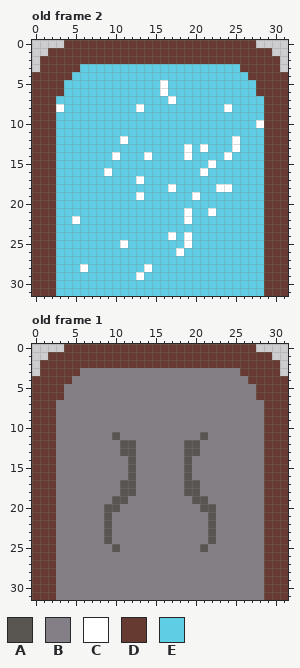
Pixel-art file -- Raw/portal.ase. The first picture shows the starting point.
32x32 pixels, 3 frames. Shown: old frame 2, old frame 1. The commit also changed other frames, which this record leaves out.
Palette (. is transparent): A #595652  B #847e87  C #ffffff  D #663931  E #5fcde4
The result:
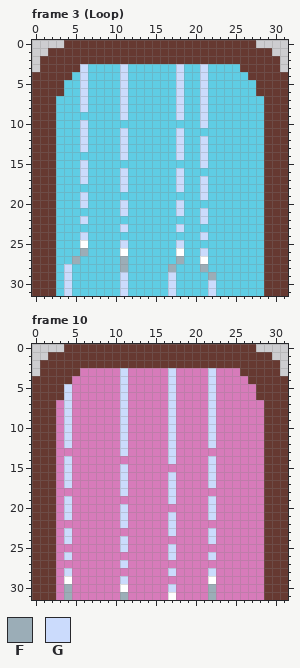
Colours new in this view: F #9badb7  G #cbdbfc
A new or re-ordered frame is compared with the old frame closest to it.
From the commit log: New orb image. Art for new portal anim.
From old to new:
frames 3 -> 17
layer "FX" added
frames re-ordered
@@ palette @@
-B #847e87
+B #d77bba
--- frame 3 (Loop) against old frame 2, layers "FX", "Field"
@@ x 0..31 @@
  2 .DDDDDDDDDDDDDDDDDDDDDDDDDDDDDD.
- 3 .DDDDDEEEEEEEEEEEEEEEEEEEEDDDDD.
- 4 DDDDDEEEEEEEEEEEEEEEEEEEEEEDDDDD
- 5 DDDDEEEEEEEEEEEECEEEEEEEEEEEDDDD
- 6 DDDDEEEEEEEEEEEECEEEEEEEEEEEDDDD
- 7 DDDEEEEEEEEEEEEEECEEEEEEEEEEEDDD
- 8 DDDCEEEEEEEEECEEEEEEEEEECEEEEDDD
- 9 DDDEEEEEEEEEEEEEEEEEEEEEEEEEEDDD
-10 DDDEEEEEEEEEEEEEEEEEEEEEEEEECDDD
-11 DDDEEEEEEEEEEEEEEEEEEEEEEEEEEDDD
-12 DDDEEEEEEEECEEEEEEEEEEEEECEEEDDD
-13 DDDEEEEEEEEEEEEEEEECECEEECEEEDDD
-14 DDDEEEEEEECEEECEEEECEEEECEEEEDDD
-15 DDDEEEEEEEEEEEEEEEEEEECEEEEEEDDD
-16 DDDEEEEEECEEEEEEEEEEECEEEEEEEDDD
-17 DDDEEEEEEEEEECEEEEEEEEEEEEEEEDDD
-18 DDDEEEEEEEEEEEEEECEEEEECCEEEEDDD
-19 DDDEEEEEEEEEECEEEEEECEEEEEEEEDDD
-20 DDDEEEEEEEEEEEEEEEEEEEEEEEEEEDDD
-21 DDDEEEEEEEEEEEEEEEECEECEEEEEEDDD
-22 DDDEECEEEEEEEEEEEEECEEEEEEEEEDDD
-23 DDDEEEEEEEEEEEEEEEEEEEEEEEEEEDDD
-24 DDDEEEEEEEEEEEEEECECEEEEEEEEEDDD
-25 DDDEEEEEEEECEEEEEEECEEEEEEEEEDDD
-26 DDDEEEEEEEEEEEEEEECEEEEEEEEEEDDD
-27 DDDEEEEEEEEEEEEEEEEEEEEEEEEEEDDD
-28 DDDEEECEEEEEEECEEEEEEEEEEEEEEDDD
-29 DDDEEEEEEEEEECEEEEEEEEEEEEEEEDDD
-30 DDDEEEEEEEEEEEEEEEEEEEEEEEEEEDDD
-31 DDDEEEEEEEEEEEEEEEEEEEEEEEEEEDDD
+ 3 .DDDDDGEEEEGEEEEEEGEEGEEEEDDDDD.
+ 4 DDDDDEGEEEEGEEEEEEGEEGEEEEEDDDDD
+ 5 DDDDEEGEEEEGEEEEEEGEEGEEEEEEDDDD
+ 6 DDDDEEGEEEEGEEEEEEGEEGEEEEEEDDDD
+ 7 DDDEEEGEEEEGEEEEEEGEEGEEEEEEEDDD
+ 8 DDDEEEGEEEEGEEEEEEGEEGEEEEEEEDDD
+ 9 DDDEEEEEEEEGEEEEEEGEEGEEEEEEEDDD
+10 DDDEEEGEEEEEEEEEEEEEEGEEEEEEEDDD
+11 DDDEEEGEEEEGEEEEEEGEEEEEEEEEEDDD
+12 DDDEEEGEEEEGEEEEEEGEEGEEEEEEEDDD
+13 DDDEEEGEEEEGEEEEEEGEEGEEEEEEEDDD
+14 DDDEEEEEEEEGEEEEEEGEEGEEEEEEEDDD
+15 DDDEEEGEEEEEEEEEEEEEEGEEEEEEEDDD
+16 DDDEEEGEEEEGEEEEEEGEEEEEEEEEEDDD
+17 DDDEEEGEEEEGEEEEEEGEEGEEEEEEEDDD
+18 DDDEEEEEEEEGEEEEEEGEEGEEEEEEEDDD
+19 DDDEEEGEEEEEEEEEEEEEEGEEEEEEEDDD
+20 DDDEEEGEEEEGEEEEEEGEEEEEEEEEEDDD
+21 DDDEEEEEEEEGEEEEEEGEEGEEEEEEEDDD
+22 DDDEEEGEEEEEEEEEEEEEEGEEEEEEEDDD
+23 DDDEEEEEEEEGEEEEEEGEEEEEEEEEEDDD
+24 DDDEEEGEEEEEEEEEEEEEEGEEEEEEEDDD
+25 DDDEEECEEEEGEEEEEEGEEEEEEEEEEDDD
+26 DDDEEEFEEEECEEEEEECEEGEEEEEEEDDD
+27 DDDEEFEEEEEFEEEEEEFEECEEEEEEEDDD
+28 DDDEGEEEEEEFEEEEEFEEEFEEEEEEEDDD
+29 DDDEGEEEEEEGEEEEEGEEEEFEEEEEEDDD
+30 DDDEGEEEEEEGEEEEEGEEEEGEEEEEEDDD
+31 DDDEGEEEEEEGEEEEEGEEEEGEEEEEEDDD
--- frame 10 is new; against old frame 1, layers "FX", "Field"
@@ x 0..31 @@
  2 .DDDDDDDDDDDDDDDDDDDDDDDDDDDDDD.
- 3 .DDDDDBBBBBBBBBBBBBBBBBBBBDDDDD.
- 4 DDDDDBBBBBBBBBBBBBBBBBBBBBBDDDDD
- 5 DDDDBBBBBBBBBBBBBBBBBBBBBBBBDDDD
- 6 DDDDBBBBBBBBBBBBBBBBBBBBBBBBDDDD
- 7 DDDBBBBBBBBBBBBBBBBBBBBBBBBBBDDD
- 8 DDDBBBBBBBBBBBBBBBBBBBBBBBBBBDDD
- 9 DDDBBBBBBBBBBBBBBBBBBBBBBBBBBDDD
-10 DDDBBBBBBBBBBBBBBBBBBBBBBBBBBDDD
-11 DDDBBBBBBBABBBBBBBBBBABBBBBBBDDD
-12 DDDBBBBBBBBAABBBBBBAABBBBBBBBDDD
-13 DDDBBBBBBBBAABBBBBBAABBBBBBBBDDD
-14 DDDBBBBBBBBBABBBBBBABBBBBBBBBDDD
-15 DDDBBBBBBBBBABBBBBBABBBBBBBBBDDD
-16 DDDBBBBBBBBBABBBBBBABBBBBBBBBDDD
-17 DDDBBBBBBBBAABBBBBBAABBBBBBBBDDD
-18 DDDBBBBBBBBAABBBBBBAABBBBBBBBDDD
-19 DDDBBBBBBBAABBBBBBBBAABBBBBBBDDD
-20 DDDBBBBBBAABBBBBBBBBBAABBBBBBDDD
-21 DDDBBBBBBABBBBBBBBBBBBABBBBBBDDD
-22 DDDBBBBBBABBBBBBBBBBBBABBBBBBDDD
-23 DDDBBBBBBABBBBBBBBBBBBABBBBBBDDD
-24 DDDBBBBBBABBBBBBBBBBBBABBBBBBDDD
-25 DDDBBBBBBBABBBBBBBBBBABBBBBBBDDD
-26 DDDBBBBBBBBBBBBBBBBBBBBBBBBBBDDD
-27 DDDBBBBBBBBBBBBBBBBBBBBBBBBBBDDD
-28 DDDBBBBBBBBBBBBBBBBBBBBBBBBBBDDD
-29 DDDBBBBBBBBBBBBBBBBBBBBBBBBBBDDD
-30 DDDBBBBBBBBBBBBBBBBBBBBBBBBBBDDD
-31 DDDBBBBBBBBBBBBBBBBBBBBBBBBBBDDD
+ 3 .DDDDDBBBBBGBBBBBGBBBBGBBBDDDDD.
+ 4 DDDDDBBBBBBGBBBBBGBBBBGBBBBDDDDD
+ 5 DDDDGBBBBBBGBBBBBGBBBBGBBBBBDDDD
+ 6 DDDDGBBBBBBGBBBBBGBBBBGBBBBBDDDD
+ 7 DDDBGBBBBBBGBBBBBGBBBBGBBBBBBDDD
+ 8 DDDBGBBBBBBGBBBBBGBBBBGBBBBBBDDD
+ 9 DDDBGBBBBBBGBBBBBGBBBBGBBBBBBDDD
+10 DDDBGBBBBBBGBBBBBGBBBBGBBBBBBDDD
+11 DDDBGBBBBBBGBBBBBGBBBBGBBBBBBDDD
+12 DDDBGBBBBBBGBBBBBGBBBBGBBBBBBDDD
+13 DDDBBBBBBBBGBBBBBGBBBBBBBBBBBDDD
+14 DDDBGBBBBBBBBBBBBGBBBBGBBBBBBDDD
+15 DDDBGBBBBBBGBBBBBBBBBBGBBBBBBDDD
+16 DDDBGBBBBBBGBBBBBGBBBBGBBBBBBDDD
+17 DDDBGBBBBBBGBBBBBGBBBBGBBBBBBDDD
+18 DDDBBBBBBBBGBBBBBGBBBBBBBBBBBDDD
+19 DDDBGBBBBBBBBBBBBGBBBBGBBBBBBDDD
+20 DDDBGBBBBBBGBBBBBBBBBBGBBBBBBDDD
+21 DDDBGBBBBBBGBBBBBGBBBBGBBBBBBDDD
+22 DDDBBBBBBBBGBBBBBGBBBBBBBBBBBDDD
+23 DDDBGBBBBBBBBBBBBGBBBBGBBBBBBDDD
+24 DDDBGBBBBBBGBBBBBBBBBBGBBBBBBDDD
+25 DDDBBBBBBBBGBBBBBGBBBBBBBBBBBDDD
+26 DDDBGBBBBBBBBBBBBGBBBBGBBBBBBDDD
+27 DDDBBBBBBBBGBBBBBBBBBBBBBBBBBDDD
+28 DDDBGBBBBBBBBBBBBGBBBBGBBBBBBDDD
+29 DDDBCBBBBBBGBBBBBBBBBBCBBBBBBDDD
+30 DDDBFBBBBBBCBBBBBGBBBBFBBBBBBDDD
+31 DDDBFBBBBBBFBBBBBCBBBBFBBBBBBDDD
